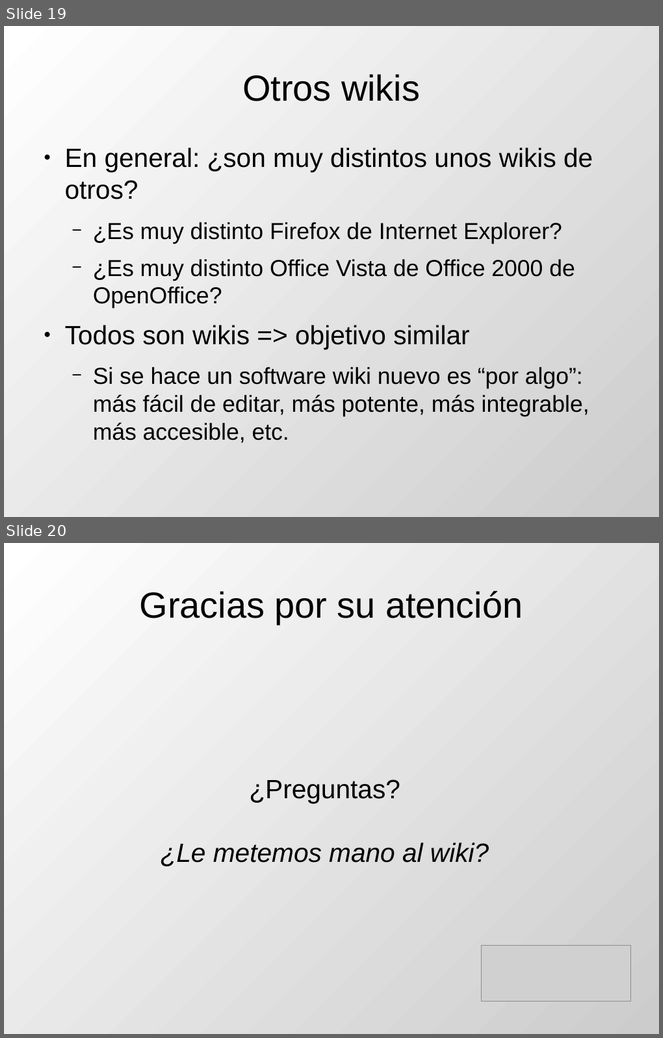
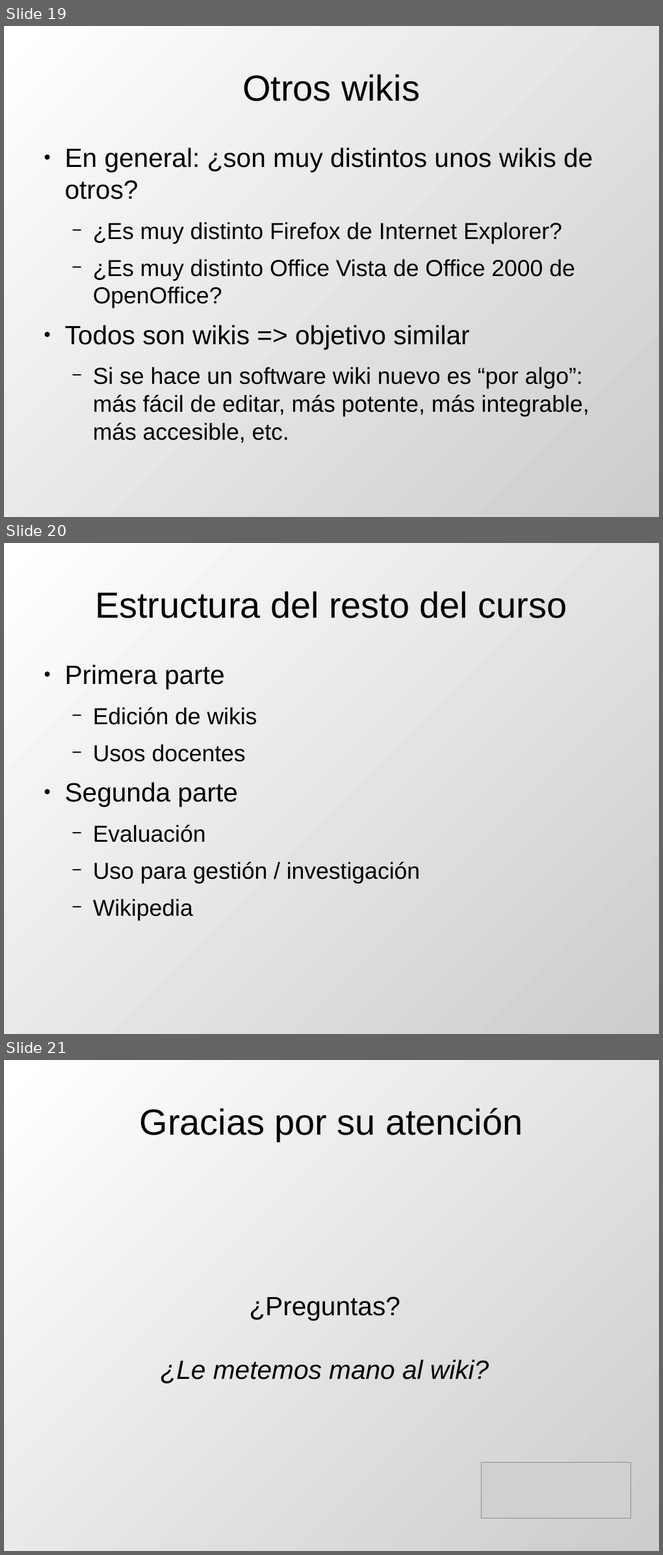
Before and after one commit to DrPantera/wikis4education, a slide deck: uca-2013_07/tema-1-Introduccion.odp. Shown one above the other, each under a label of ours: slides 19 and 20 before the commit, slides 19, 20 and 21 after it. The pictures are 663x1038 and 663x1555 pixels, drawn with LibreOffice and Linux fonts; fonts in the diff are those of the drawing; grey boxes stand for pictures. Boxes give left, top, right and bottom in pixels: in the first picture for what was removed or moved away, otherwise in the second. Text is boxed around its words. In the diff, an @@ line names an element or a change of style, - is before the commit and + after.

```diff
--- a/uca-2013_07/tema-1-Introduccion.odp
+++ b/uca-2013_07/tema-1-Introduccion.odp
@@ slide 20 added at bbox=[4, 543, 659, 1034], background gradient #FFFFFF to #CCCCCC @@
@@ title added at bbox=[95, 591, 568, 618], 44 pt, text #000000 @@
+Estructura del resto del curso
@@ text added at bbox=[65, 665, 420, 921], 28 pt, text #000000 @@
+● Primera parte
+  − Edición de wikis
+  − Usos docentes
+● Segunda parte
+  − Evaluación
+  − Uso para gestión / investigación
+  − Wikipedia
@@ what was slide 20 is now slide 21 @@
```
Also in this commit, not shown: 1 slide changed, 2 other files.
